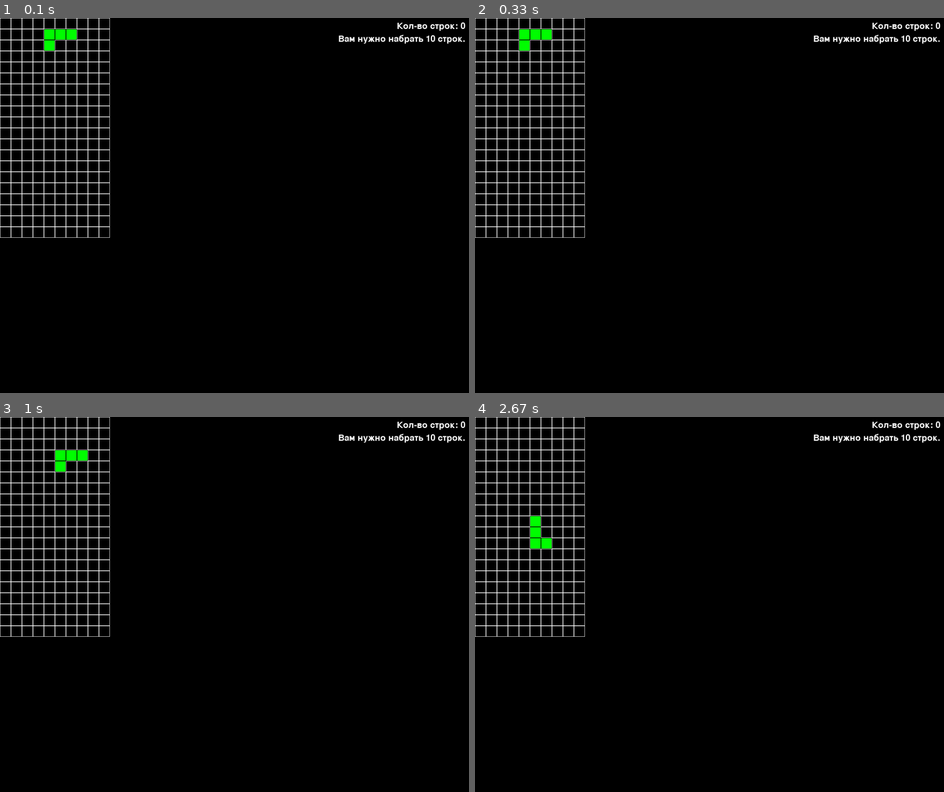
Above: before the commit, frames 1-4 (two rows, left to right).
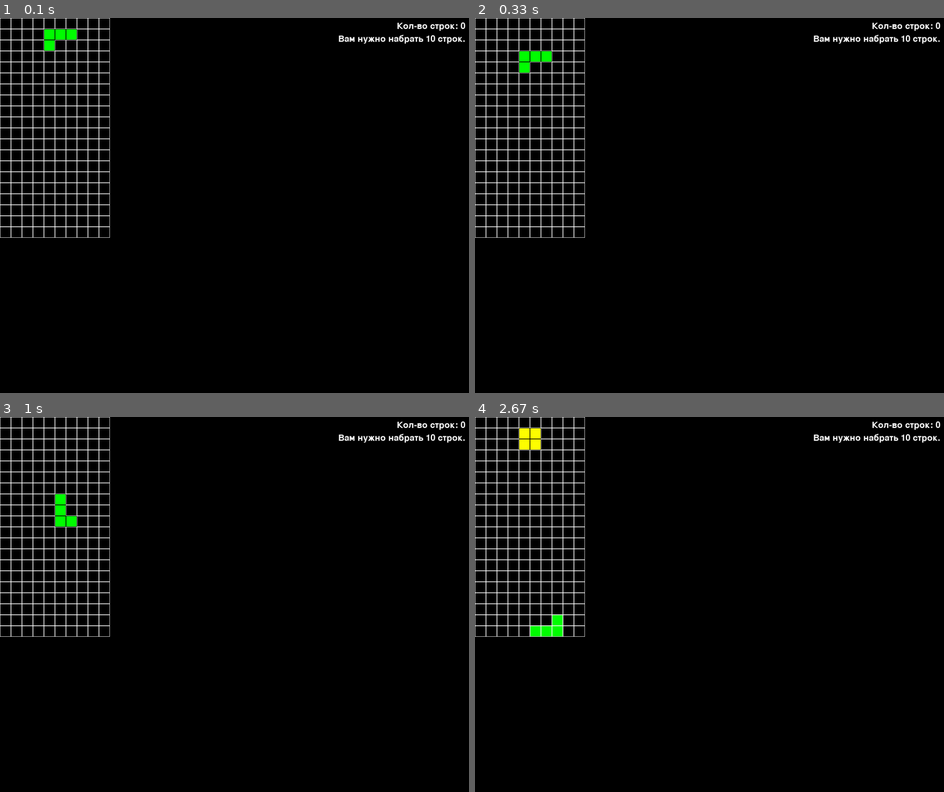
Above: after the commit, the same moments.

Repository: SvetlanaTartynskaya/Progect-pygame
Game: pygame game, started from tetris_h.py
Two runs of this game, one before a commit and one after it. Both use one fixed random seed, a clock stepped at 60 frames per second and the inputs below.
Inputs:
- Up to frame 1 (0.1 s): no input
- Up to frame 2 (0.33 s): no input
- Up to frame 3 (1 s): hold Right 0.33-0.8 s; hold Up from 0.83 s (still down); tap Space at 0.9 s
- Up to frame 4 (2.67 s): release Up at 1.15 s; hold Right 1.18-1.65 s; tap Space at 1.25, 1.75, 2.32 s; hold Left 1.68-2.22 s; hold Down 2.25-2.63 s

Frame 1 is identical in both runs. In frame 2, 0.6% of the frame differs, in the area x 9-17%, y 2-15%; in frame 3, 0.6%; in frame 4, 0.8%, in the area x 9-19%, y 2-59%.

Commit message:
Update tetris_h.py

Diff:
--- a/tetris_h.py
+++ b/tetris_h.py
@@ -174,7 +174,7 @@
         screen.blit(text, (width - text.get_width() - 10, 45))
 
         pygame.display.flip()
-        clock.tick(3)
+        clock.tick(7)
 
     pygame.quit()
 
